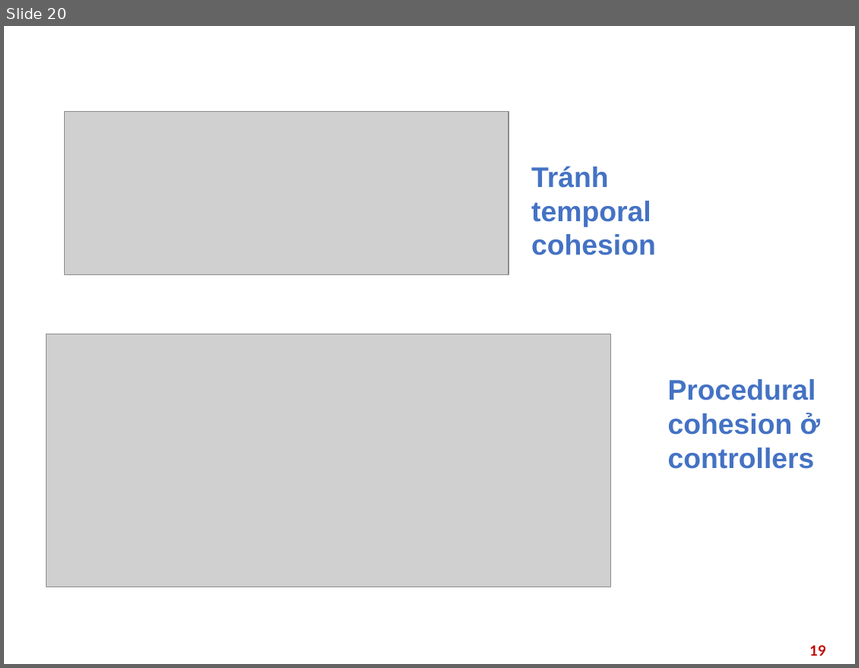
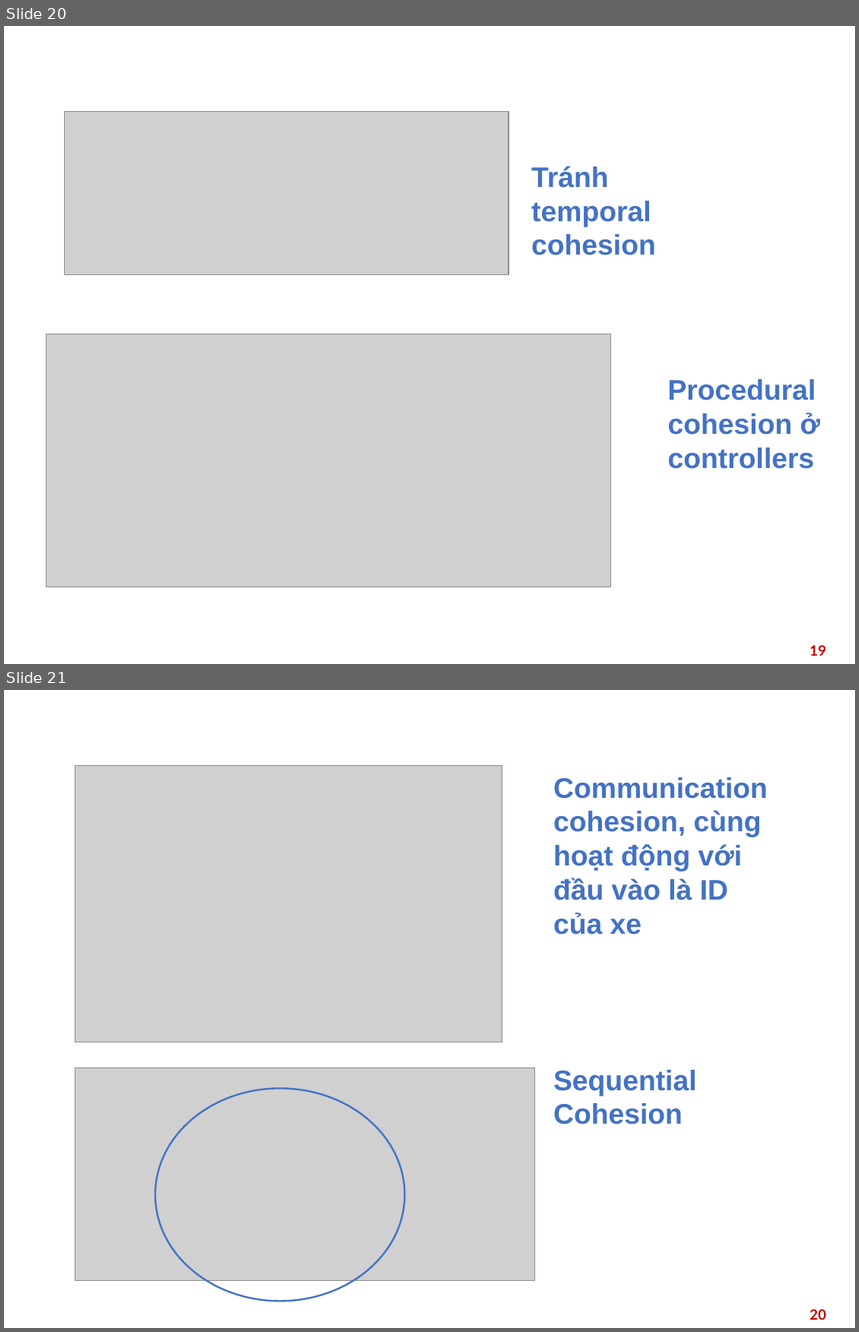
Before and after one commit to Tahuubinh/Capstone_TKXDPM.20221_Group-7-, a slide deck: Report/Báo cáo bài tập lớn.pptx. Shown one above the other, each under a label of ours: slide 20 before the commit, slides 20 and 21 after it. The pictures are 859x668 and 859x1332 pixels, drawn with LibreOffice and Linux fonts; fonts in the diff are those of the drawing; grey boxes stand for pictures; background and template pictures are left out. Boxes give left, top, right and bottom in pixels: in the first picture for what was removed or moved away, otherwise in the second. Text is boxed around its words. In the diff, an @@ line names an element or a change of style, - is before the commit and + after.

```diff
--- a/Report/Báo cáo bài tập lớn.pptx
+++ b/Report/Báo cáo bài tập lớn.pptx
@@ slide 21 added at <box>4,690,855,1328</box>, background picture (left out) @@
@@ title added at <box>26,698,834,739</box>, 24 pt, text #FFFFFF, bold @@
+Coherence
@@ picture added at <box>75,766,502,1043</box> @@
@@ text added at <box>553,777,768,935</box>, 24 pt, text #4472C4, bold @@
+Communication cohesion, cùng hoạt động với đầu vào là ID của xe
@@ picture added at <box>75,1068,534,1281</box> @@
@@ text added at <box>553,1070,697,1125</box>, 24 pt, text #4472C4, bold @@
+Sequential Cohesion
@@ ellipse added at <box>155,1088,405,1301</box>, outline #4472C4 1.5 pt @@
@@ page number added at <box>810,1309,826,1320</box>, 12 pt, text #C00000, bold @@
+20
```
Also in this commit, not shown: 2 slides changed, 3 other slides added, 4 other files.
